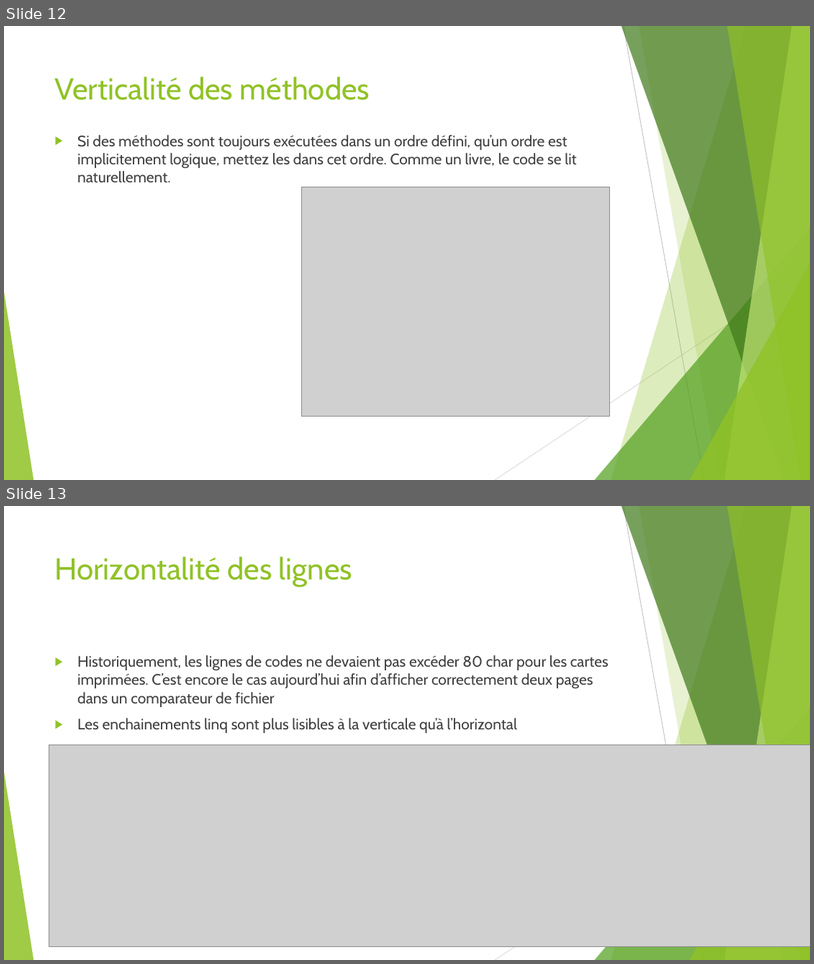
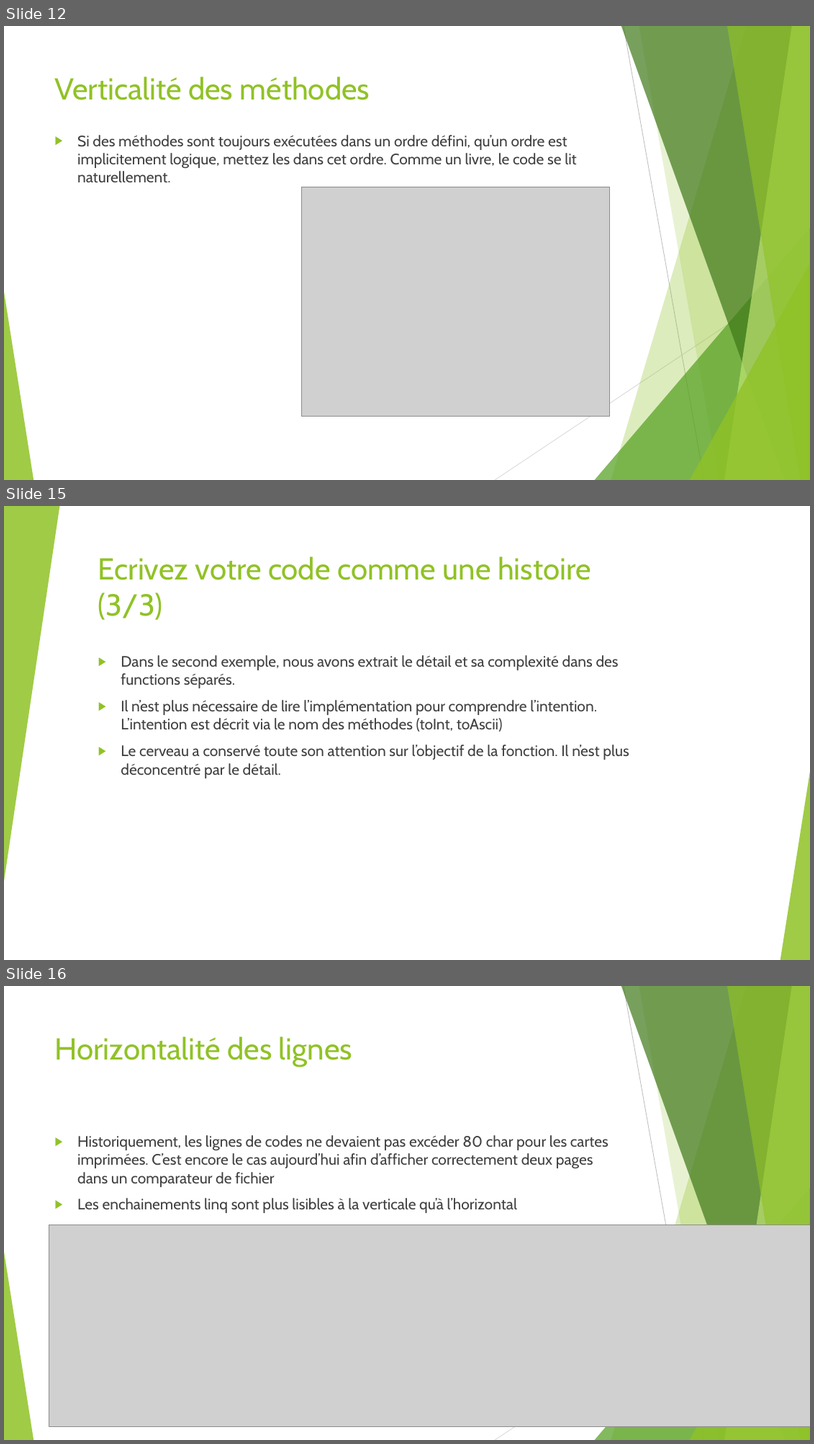
Before and after one commit to worming004/SimpleIsNotEasy, a slide deck: PPT/Easy != Simple.pptx. Shown one above the other, each under a label of ours: slides 12 and 13 before the commit, slides 12, 15 and 16 after it; the slides between them are not shown. The pictures are 814x964 and 814x1444 pixels, drawn with LibreOffice and Linux fonts; fonts in the diff are those of the drawing; grey boxes stand for pictures. Boxes give left, top, right and bottom in pixels: in the first picture for what was removed or moved away, otherwise in the second. Text is boxed around its words. In the diff, an @@ line names an element or a change of style, - is before the commit and + after.

```diff
--- a/PPT/Easy != Simple.pptx
+++ b/PPT/Easy != Simple.pptx
@@ slide 15 added at <box>4,506,810,960</box>, background #FFFFFF; not listed: 10 template elements that a slide beside it also shows @@
@@ rectangle added at <box>4,506,810,960</box>, fill #FFFFFF @@
@@ triangle added at <box>4,506,59,881</box>, fill #90C226 at 85% opacity @@
@@ title added at <box>98,556,591,620</box>, 36 pt, text #90C226 @@
+Ecrivez votre code comme une histoire (3/3)
@@ text added at <box>121,655,629,778</box>, 18 pt, text #404040 @@
+▶ Dans le second exemple, nous avons extrait le détail et sa complexité dans des functions séparés.
+▶ Il n’est plus nécessaire de lire l’implémentation pour comprendre l’intention. L’intention est décrit via le nom des méthodes (toInt, toAscii)
+▶ Le cerveau a conservé toute son attention sur l’objectif de la fonction. Il n’est plus déconcentré par le détail.
@@ triangle added at <box>781,772,810,960</box>, fill #90C226 at 85% opacity @@
@@ what was slide 13 is now slide 16 @@
```
Also in this commit, not shown: 2 other slides added, 1 other file.
